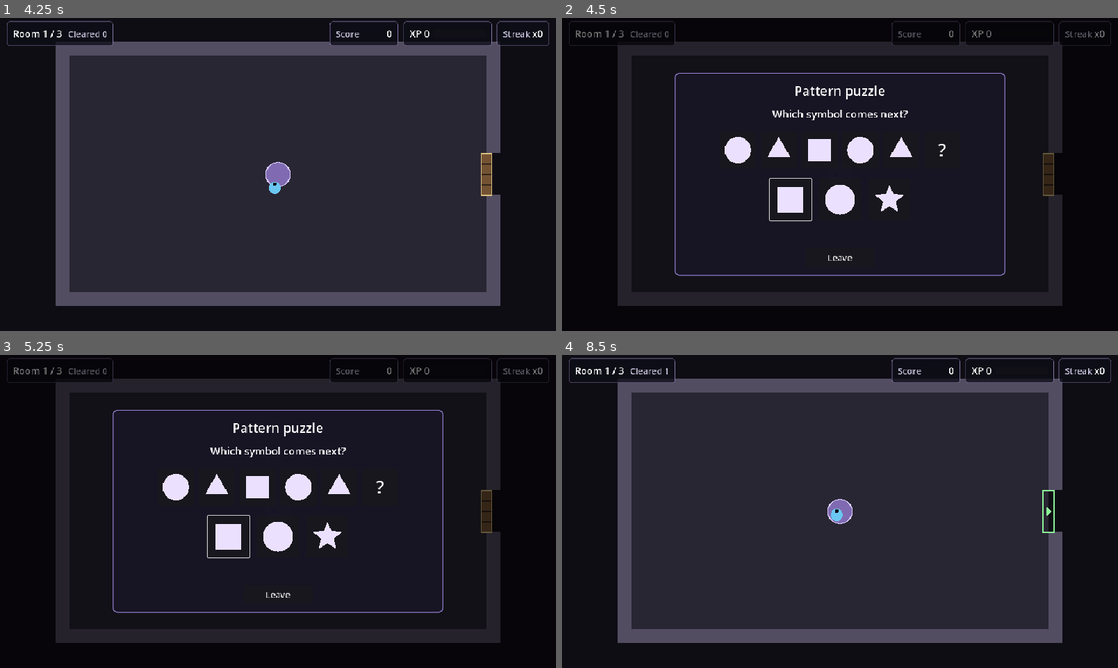
Above: before the commit, frames 1-4 (two rows, left to right).
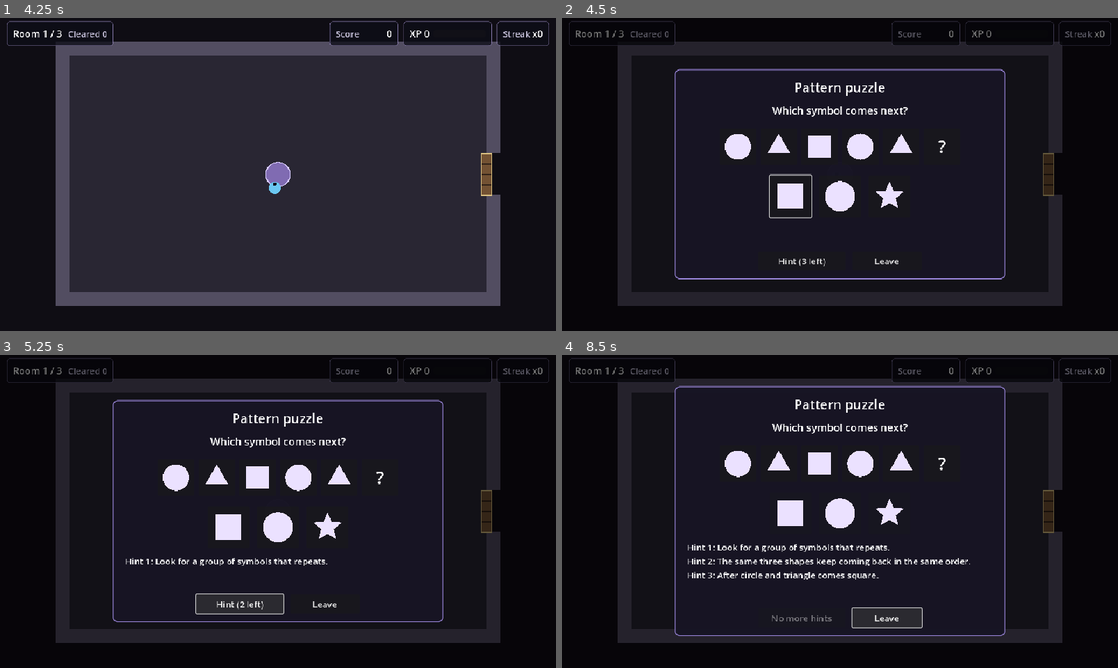
Above: after the commit, the same moments.

Repository: M-Mashreghi/MindForge
Game: Godot game, scene res://game/scenes/main/main.tscn
Two runs of this game, one before a commit and one after it. Both use one fixed random seed, a clock stepped at 60 frames per second and the inputs below.
Inputs (mouse positions are in pixels of both pictures, inside the frame that each line leads up to):
- Up to frame 1 (4.25 s): click "New Run" at 0.5 s; tap Enter at 1.25 s; hold D (move_right) 1.28-2.03 s; hold E (interact) 1.28-2.03 s; hold S (move_down) 2.03-2.78 s; tap E (interact) at 2.1, 3.6 s; hold D (move_right) 2.78-3.53 s; hold E (interact) 2.78-3.53 s; hold W (move_up) from 3.53 s (still down)
- Up to frame 2 (4.5 s): release W (move_up) at 4.28 s; hold A (move_left) from 4.28 s (still down); hold E (interact) from 4.28 s (still down)
- Up to frame 3 (5.25 s): release A (move_left) at 5 s; release E (interact) at 5 s; click (239, 599) at 5 s, where only the run after the commit has a clickable "Hint (3 left)"
- Up to frame 4 (8.5 s): click (801, 605) at 5.75 s, where only the run after the commit has a clickable "Hint (2 left)"; click (801, 611) at 6.5 s, where only the run after the commit has a clickable "Hint (1 left)"; click (789, 536) at 7.27 s; click "Leave" at 8 s

Frame 1 is identical in both runs. In frame 2, 2.9% of the frame differs, in the area x 20-80%, y 16-84%; in frame 3, 4.8%; in frame 4, 27%, in the area x 1-99%, y 0-92%.

Commit message:
task(2.9): add tiered hint ladder
- ordered hint levels with cost; each level charged once
- schema rejects puzzles whose first hint reveals the answer
- host Hint button and revealed-hint list; result records
  hints_used and hint_cost

Co-Authored-By: Claude Opus 5.5 (1M context) <noreply@anthropic.com>

Diff:
--- a/game/scenes/puzzles/puzzle_host.gd
+++ b/game/scenes/puzzles/puzzle_host.gd
@@ -5,6 +5,7 @@
 ## It contains no family-specific solution rules.
 
 const PuzzleRegistry := preload("res://game/scripts/puzzles/puzzle_registry.gd")
+const HintLadder := preload("res://game/scripts/puzzles/hint_ladder.gd")
 
 const RESULT_VERSION := 1
 
@@ -17,8 +18,7 @@
 var puzzle: RefCounted
 var room_id: StringName = &""
 var attempts: int = 0
-var hints_used: int = 0
-var hint_cost: float = 0.0
+var hint_ladder: RefCounted
 var is_open: bool = false
 
 var _options: Dictionary = {}
@@ -30,11 +30,14 @@
 @onready var _status: Label = %Status
 @onready var _slot: Control = %RendererSlot
 @onready var _leave_button: Button = %LeaveButton
+@onready var _hint_button: Button = %HintButton
+@onready var _hint_list: VBoxContainer = %HintList
 
 
 func _ready() -> void:
 	visible = false
 	_leave_button.pressed.connect(give_up)
+	_hint_button.pressed.connect(request_hint)
 
 
 ## Shows `puzzle_data`. `host_options` may include `timing_scale` and
@@ -51,8 +54,10 @@
 	_options = host_options
 	_validator = PuzzleRegistry.validator(puzzle.family)
 	attempts = 0
-	hints_used = 0
-	hint_cost = 0.0
+	hint_ladder = HintLadder.new(puzzle.hints)
+	for child in _hint_list.get_children():
+		child.queue_free()
+	_refresh_hint_button()
 	_renderer = scene.instantiate()
 	_slot.add_child(_renderer)
 	_renderer.setup(puzzle, _options)
@@ -61,11 +66,32 @@
 	_status.text = ""
 	is_open = true
 	visible = true
+	_refresh_hint_button()
 	_started_ms = clock.call()
 	EventBus.puzzle_started.emit(room_id, puzzle.id)
 	var focus: Control = _renderer.initial_focus()
 	(focus if focus else _leave_button).grab_focus()
 	return true
+
+
+## Reveals the next hint level. Costs are charged once per level by the
+## ladder; requests after the last hint do nothing.
+func request_hint() -> void:
+	if not is_open or not hint_ladder.has_more():
+		return
+	var hint: Dictionary = hint_ladder.next_hint()
+	var label := Label.new()
+	label.text = "Hint %d: %s" % [hint["level"], hint["text"]]
+	label.autowrap_mode = TextServer.AUTOWRAP_WORD_SMART
+	label.add_theme_font_size_override("font_size", 20)
+	_hint_list.add_child(label)
+	_refresh_hint_button()
+
+
+func _refresh_hint_button() -> void:
+	var left: int = hint_ladder.remaining() if hint_ladder else 0
+	_hint_button.disabled = not is_open or left == 0
+	_hint_button.text = "Hint (%d left)" % left if left > 0 else "No more hints"
 
 
 func attempts_left() -> int:
@@ -99,12 +125,13 @@
 func _finish(correct: bool, abandoned: bool, check: Dictionary) -> void:
 	is_open = false
 	_renderer.set_input_enabled(false)
+	_refresh_hint_button()
 	var result := build_result(puzzle, {
 		"correct": correct,
 		"abandoned": abandoned,
 		"attempts": attempts,
-		"hints_used": hints_used,
-		"hint_cost": hint_cost,
+		"hints_used": hint_ladder.levels_used,
+		"hint_cost": hint_ladder.total_cost,
 		"response_ms": maxi(0, int(clock.call()) - _started_ms),
 		"timing_accommodation_active": bool(_options.get("timing_accommodation_active", false)),
 		"details": check,
--- a/game/scenes/puzzles/puzzle_host.tscn
+++ b/game/scenes/puzzles/puzzle_host.tscn
@@ -64,6 +64,11 @@
 unique_name_in_owner = true
 layout_mode = 2
 
+[node name="HintList" type="VBoxContainer" parent="Center/Panel/Content"]
+unique_name_in_owner = true
+layout_mode = 2
+theme_override_constants/separation = 4
+
 [node name="Status" type="Label" parent="Center/Panel/Content"]
 unique_name_in_owner = true
 custom_minimum_size = Vector2(0, 30)
@@ -77,6 +82,13 @@
 alignment = 1
 theme_override_constants/separation = 16
 
+[node name="HintButton" type="Button" parent="Center/Panel/Content/Buttons"]
+unique_name_in_owner = true
+custom_minimum_size = Vector2(200, 44)
+layout_mode = 2
+theme_override_font_sizes/font_size = 20
+text = "Hint"
+
 [node name="LeaveButton" type="Button" parent="Center/Panel/Content/Buttons"]
 unique_name_in_owner = true
 custom_minimum_size = Vector2(160, 44)
--- /dev/null
+++ b/game/scripts/puzzles/hint_ladder.gd
@@ -0,0 +1,60 @@
+extends RefCounted
+## Ordered hints for one puzzle attempt, from light to strong. Each level's
+## cost is charged once: asking again after the last hint, or re-reading an
+## earlier one, never adds cost. Scoring (Phase 4) reads `total_cost`.
+
+var hints: Array = []
+## Number of distinct levels revealed so far.
+var levels_used: int = 0
+var total_cost: float = 0.0
+
+
+func _init(puzzle_hints: Array = []) -> void:
+	hints = puzzle_hints
+
+
+func has_more() -> bool:
+	return levels_used < hints.size()
+
+
+## Reveals the next level: {"level": 1-based, "text", "cost"}; {} when none
+## are left (no cost is charged in that case).
+func next_hint() -> Dictionary:
+	if not has_more():
+		return {}
+	var hint: Dictionary = hints[levels_used]
+	levels_used += 1
+	total_cost += float(hint["cost"])
+	return {"level": levels_used, "text": hint["text"], "cost": float(hint["cost"])}
+
+
+## Already revealed hints, for redisplay (free).
+func revealed() -> Array:
+	var out: Array = []
+	for i in levels_used:
+		out.append({"level": i + 1, "text": hints[i]["text"], "cost": float(hints[i]["cost"])})
+	return out
+
+
+func remaining() -> int:
+	return hints.size() - levels_used
+
+
+## True when `text` mentions any answer token as a whole word/number.
+static func leaks_answer(text: String, answer_tokens: PackedStringArray) -> bool:
+	var lowered := text.to_lower()
+	for token in answer_tokens:
+		var t := token.strip_edges().to_lower()
+		if t.is_empty():
+			continue
+		var regex := RegEx.create_from_string("(^|[^a-z0-9])" + _escape(t) + "($|[^a-z0-9])")
+		if regex.search(lowered) != null:
+			return true
+	return false
+
+
+static func _escape(text: String) -> String:
+	var out := ""
+	for ch in text:
+		out += ("\\" + ch) if ch in ".^$*+?()[]{}|\\-" else ch
+	return out
--- a/game/scripts/puzzles/puzzle_schema.gd
+++ b/game/scripts/puzzles/puzzle_schema.gd
@@ -4,6 +4,7 @@
 ## Anything that fails is rejected before presentation.
 
 const PuzzleRegistry := preload("res://game/scripts/puzzles/puzzle_registry.gd")
+const HintLadder := preload("res://game/scripts/puzzles/hint_ladder.gd")
 
 const SCHEMA_VERSION := 2
 const SOURCES := ["local", "procedural", "ai"]
@@ -75,6 +76,11 @@
 
 	var validator: Object = PuzzleRegistry.validator(StringName(p["family"]))
 	errors.append_array(validator.validate(p))
+	if not errors.is_empty():
+		return errors
+	# The first (lightest) hint must never give the answer away.
+	if HintLadder.leaks_answer(str(p["hints"][0]["text"]), validator.answer_tokens(p)):
+		errors.append("first hint reveals the answer")
 	return errors
 
 
--- /dev/null
+++ b/tests/unit/test_hint_ladder.gd
@@ -0,0 +1,80 @@
+extends "res://tests/test_case.gd"
+
+const HintLadder := preload("res://game/scripts/puzzles/hint_ladder.gd")
+const Fixtures := preload("res://tests/fixtures/puzzle_fixtures.gd")
+const PuzzleData := preload("res://game/scripts/puzzles/puzzle_data.gd")
+const PuzzleCatalog := preload("res://game/scripts/puzzles/puzzle_catalog.gd")
+const PuzzleRegistry := preload("res://game/scripts/puzzles/puzzle_registry.gd")
+const HOST_SCENE := preload("res://game/scenes/puzzles/puzzle_host.tscn")
+
+const HINTS := [
+	{"text": "light", "cost": 0.1},
+	{"text": "medium", "cost": 0.2},
+	{"text": "strong", "cost": 0.5},
+]
+
+
+func before_each() -> void:
+	Fixtures.register_test_family()
+
+
+func after_each() -> void:
+	Fixtures.unregister_test_family()
+
+
+func test_levels_revealed_in_order_with_cost() -> void:
+	var ladder := HintLadder.new(HINTS)
+	check_eq(ladder.next_hint(), {"level": 1, "text": "light", "cost": 0.1}, "level 1 first")
+	check_eq(ladder.next_hint()["level"], 2, "level 2 next")
+	check(is_equal_approx(ladder.total_cost, 0.3), "cost accumulates")
+	check_eq(ladder.levels_used, 2, "two levels used")
+
+
+func test_repeated_requests_do_not_charge_twice() -> void:
+	var ladder := HintLadder.new(HINTS)
+	for i in 10:
+		ladder.next_hint()
+	check_eq(ladder.levels_used, 3, "capped at available levels")
+	check(is_equal_approx(ladder.total_cost, 0.8), "each level charged once")
+	check_eq(ladder.next_hint(), {}, "nothing after the last level")
+	check_eq(ladder.revealed().size(), 3, "re-reading revealed hints is free")
+	check(is_equal_approx(ladder.total_cost, 0.8), "cost unchanged by redisplay")
+
+
+func test_leak_detection_uses_whole_tokens() -> void:
+	check(HintLadder.leaks_answer("The answer is 14.", PackedStringArray(["14"])), "number leak")
+	check(not HintLadder.leaks_answer("Try 140 first.", PackedStringArray(["14"])), "no partial-number false positive")
+	check(HintLadder.leaks_answer("It is a SQUARE", PackedStringArray(["square"])), "case-insensitive")
+	check(not HintLadder.leaks_answer("Look for squares of light", PackedStringArray(["square"])), "word boundary")
+
+
+func test_first_hint_leak_is_rejected_by_schema() -> void:
+	var leaky := Fixtures.doubling(21, {"hints": [{"text": "It is 42.", "cost": 0.1}]})
+	var result := PuzzleData.parse(leaky)
+	check(result["puzzle"] == null, "leaky first hint rejected")
+	check("first hint reveals the answer" in result["errors"], "reason reported")
+	var later := Fixtures.doubling(21, {"hints": [{"text": "Pairs help.", "cost": 0.1}, {"text": "It is 42.", "cost": 0.6}]})
+	check(PuzzleData.parse(later)["puzzle"] != null, "a strong later hint may reveal it")
+
+
+func test_bundled_first_hints_do_not_leak() -> void:
+	for p in PuzzleCatalog.load_bank().puzzles:
+		var tokens: PackedStringArray = PuzzleRegistry.validator(p.family).answer_tokens(p.data)
+		check(not HintLadder.leaks_answer(p.hints[0]["text"], tokens), "%s first hint leaks" % p.id)
+
+
+func test_host_tracks_hints_in_result() -> void:
+	var host: Control = await add_to_root(HOST_SCENE.instantiate())
+	var puzzle = PuzzleData.parse(Fixtures.doubling(21))["puzzle"]
+	host.open(puzzle)
+	var button := host.find_child("HintButton") as Button
+	check_eq(button.text, "Hint (2 left)", "button shows remaining hints")
+	host.request_hint()
+	host.request_hint()
+	host.request_hint()
+	check(button.disabled, "button disabled when hints run out")
+	check_eq(host.find_child("HintList").get_child_count(), 2, "two hints shown")
+	var results := record(host.finished)
+	host.find_child("RendererSlot").get_child(0).submit(42)
+	check_eq(results[0][0]["hints_used"], 2, "hints used in result")
+	check(is_equal_approx(results[0][0]["hint_cost"], 0.4), "hint cost charged once per level")
Not shown, added: game/scripts/puzzles/hint_ladder.gd.uid
Not shown, added: tests/unit/test_hint_ladder.gd.uid
Not shown, changed: docs/PROJECT_PHASES_AND_TASKS.md
Not shown, changed: docs/PUZZLE_SPEC.md
Not shown, changed: docs/TASKS.md
